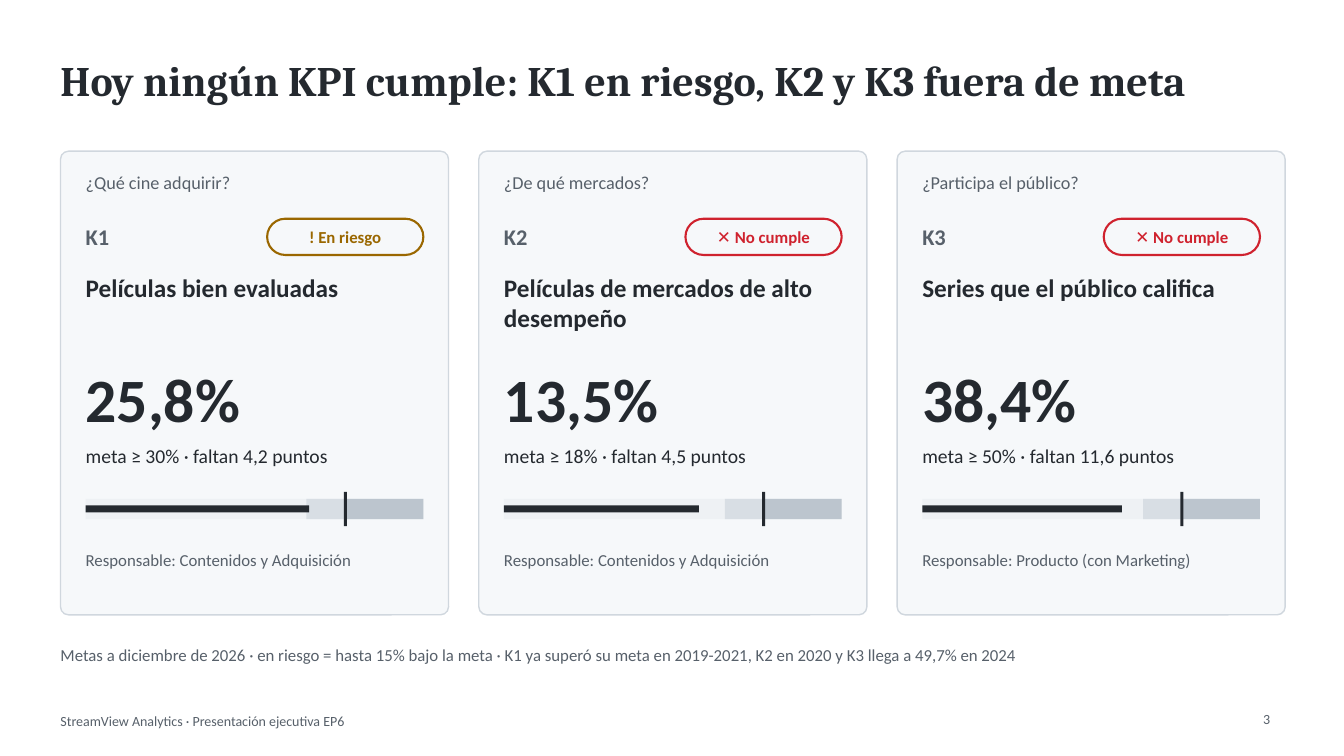
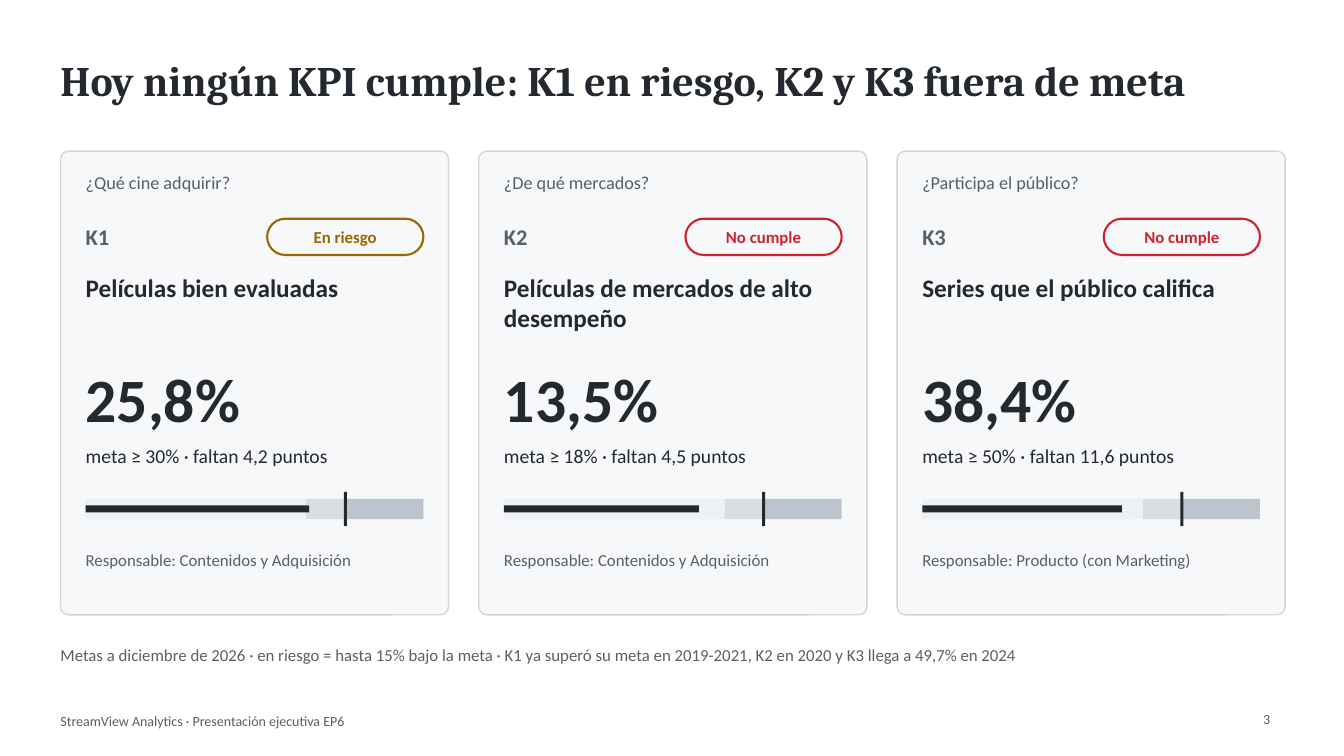
Before and after one commit to francarrascoo/StreamView_Analytics, a slide deck: slide 3 of entregables/Presentacion_EP6_StreamView_Analytics.pptx. Drawn at 1344x756 pixels with LibreOffice and Linux fonts; fonts in the diff are those of the drawing. Boxes give left, top, right and bottom in pixels: in the first picture for what was removed or moved away, otherwise in the second. Text is boxed around its words. In the diff, an @@ line names an element or a change of style, - is before the commit and + after.

```diff
--- a/entregables/Presentacion_EP6_StreamView_Analytics.pptx
+++ b/entregables/Presentacion_EP6_StreamView_Analytics.pptx
@@ text in rounded rectangle at box(314, 231, 377, 246): text changed @@
-! En riesgo
+En riesgo
@@ text in rounded rectangle at box(726, 231, 801, 246): text changed @@
-✕ No cumple
+No cumple
@@ text in rounded rectangle at box(1144, 231, 1219, 246): text changed @@
-✕ No cumple
+No cumple
```
Also in this commit, not shown: 4 other slides changed, 6 other files.
